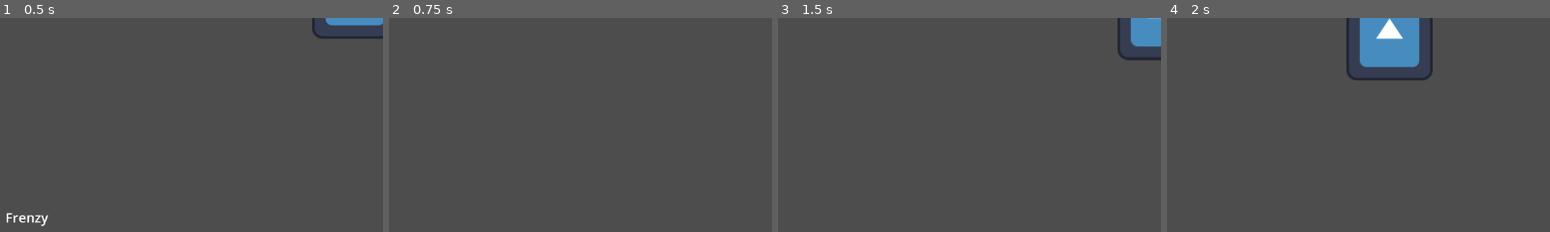
Above: before the commit, frames 1-4 (left to right).
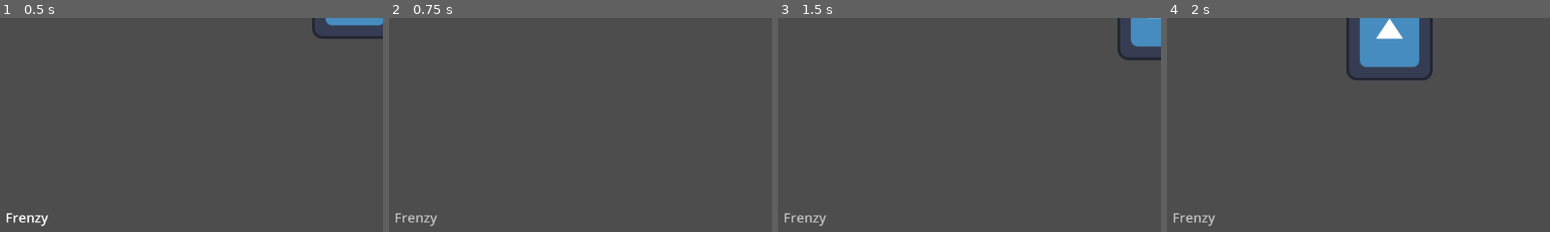
Above: after the commit, the same moments.

Repository: bryanjhdang/gmtk2024
Game: Godot game, scene res://scenes/sandbox.tscn
Two runs of this game, one before a commit and one after it. Both use one fixed random seed, a clock stepped at 60 frames per second and the inputs below. The engine's default icon, where the game draws it, is replaced by a stand-in: a white triangle on a blue panel in a dark square.
Inputs (mouse positions are % of the whole screen's width and height, from its top left):
- Up to frame 1 (0.5 s): no input
- Up to frame 2 (0.75 s): move the mouse to (73, 44) at 0.52 s; hold E (frenzy) from 0.53 s (still down)
- Up to frame 3 (1.5 s): move the mouse to (30, 54) at 1.27 s; release E (frenzy) at 1.28 s; tap Q (dash) at 1.35 s
- Up to frame 4 (2 s): tap E (frenzy) at 1.55 s
The pictures show only the part of the screen within x 0-50%, y 50-100%; the shares and areas given below are measured in that part.

Frame 1 is identical in both runs. In frame 2, 0.2% of the frame differs, in the area x 1-13%, y 90-98%; in frame 3, 0.2%; in frame 4, 0.2%.

Commit message:
fix frenzy
changed hud to grey "frenzy" label when on cooldown

Diff:
--- a/characters/player/player.gd
+++ b/characters/player/player.gd
@@ -11,7 +11,7 @@
 var mouse_position = null
 var BOUND = 2
 var cast_frenzy: bool = true
-var boost_enabled: bool = false
+var frenzy_enabled: bool = false
 
 # Character movement - the player follows the mouse when left click is held
 func _process(delta: float) -> void:
@@ -22,7 +22,7 @@
 
 	#if Input.is_action_pressed("move"):
 	var direction: Vector2 = (mouse_position - position).normalized()
-	if boost_enabled:
+	if frenzy_enabled:
 		velocity = (direction * (SPEED + BOOST))
 	else:
 		velocity = (direction * (SPEED))
@@ -52,19 +52,14 @@
 
 # If combo meter is full, it activates a temporary speed boost and invincibility
 func _frenzy() -> void:
-	hud._frenzyCooldown(false)
-	boost_enabled = true
-	$CollisionShape2D.disabled = true
-	await get_tree().create_timer(3.0).timeout
-	boost_enabled = false
-	$CollisionShape2D.disabled = false
-	frenzy_cooldown()
-
-func frenzy_cooldown() -> void:
-	cast_frenzy = false
-	await get_tree().create_timer(10.0).timeout
-	hud._frenzyCooldown(true)
-	cast_frenzy = true
+	if cast_frenzy:
+		cast_frenzy = false
+		hud._frenzyCooldown()
+		frenzy_enabled = true
+		$CollisionShape2D.disabled = true
+		await get_tree().create_timer(3.0).timeout
+		frenzy_enabled = false
+		$CollisionShape2D.disabled = false
 
 # An enemy should call this function if the player gets hit
 func get_hurt(damage: int) -> void:
--- a/scenes/hud.gd
+++ b/scenes/hud.gd
@@ -1,7 +1,18 @@
 extends CanvasLayer
 
-func _frenzyCooldown(value: bool) -> void:
-	$frenzyLabel.visible = value
+@onready var frenzyTimer = $frenzyLabel/Timer
+@onready var player = %Player
+
+func _ready() -> void:
+	frenzyTimer.one_shot = true
+
+func _frenzyCooldown() -> void:
+	$frenzyLabel.label_settings.font_color = Color(0.745098, 0.745098, 0.745098, 1)
+	frenzyTimer.start()
 
 func update_score(value: float) -> void:
 	$scoreLabel.text = "Score: %d" % value
+
+func _on_timer_timeout():
+	$frenzyLabel.label_settings.font_color = Color(1, 1, 1, 1)
+	player.cast_frenzy = true
--- a/scenes/hud.tscn
+++ b/scenes/hud.tscn
@@ -36,3 +36,8 @@
 text = "Frenzy"
 label_settings = SubResource("LabelSettings_ma83s")
 horizontal_alignment = 1
+
+[node name="Timer" type="Timer" parent="frenzyLabel"]
+wait_time = 10.0
+
+[connection signal="timeout" from="frenzyLabel/Timer" to="." method="_on_timer_timeout"]
--- a/scenes/sandbox.tscn
+++ b/scenes/sandbox.tscn
@@ -16,6 +16,7 @@
 script = ExtResource("1_kft4r")
 
 [node name="Player" parent="." instance=ExtResource("1_oa5yd")]
+unique_name_in_owner = true
 position = Vector2(270, 143)
 
 [node name="BabyFish" parent="." instance=ExtResource("2_e1r8k")]
